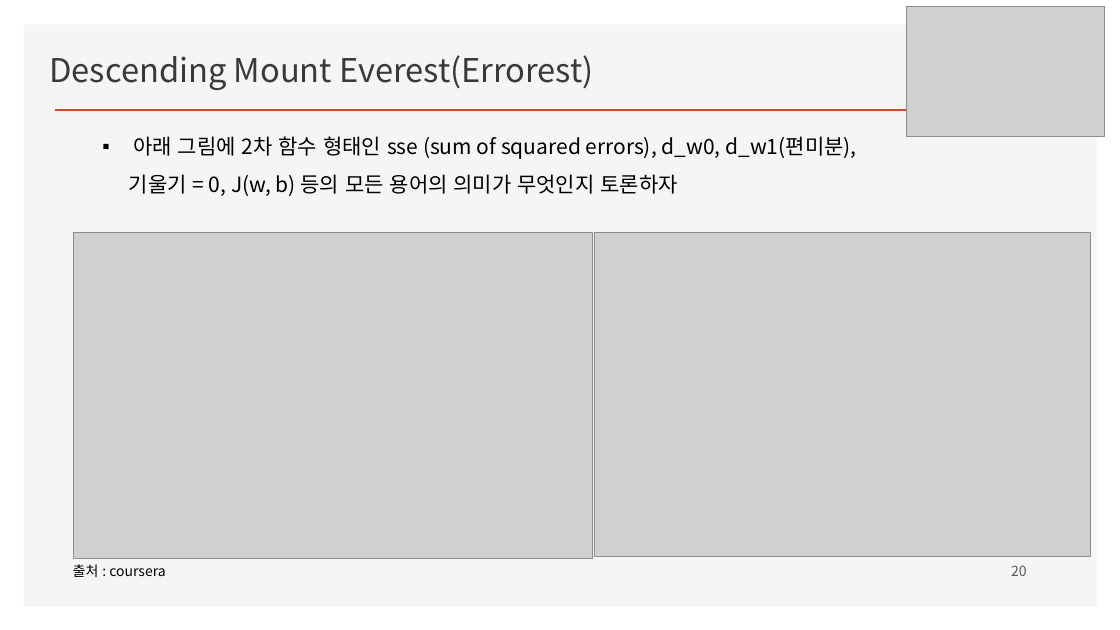
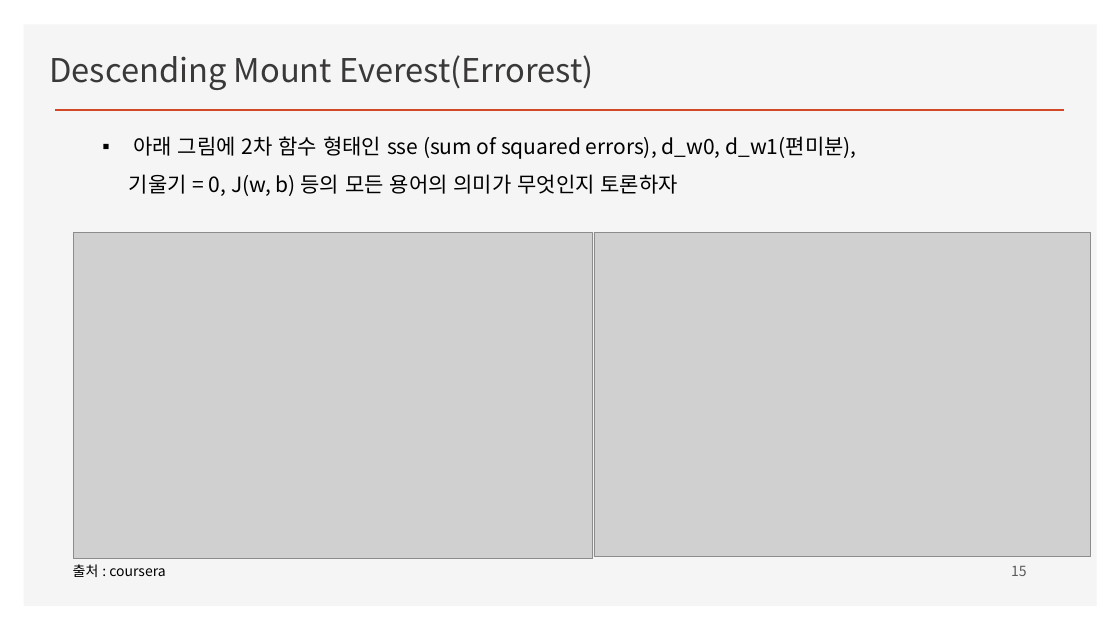
Before and after one commit to ancestor9/mathematics-for-machine-learning, a slide deck: slide 15 of Linear_Algebra/w4_Perceptron_Regression.pptx (slide 20 before the commit). Drawn at 1120x630 pixels with LibreOffice and Linux fonts; fonts in the diff are those of the drawing; grey boxes stand for pictures; background and template pictures are left out. Boxes give left, top, right and bottom in pixels: in the first picture for what was removed or moved away, otherwise in the second. Text is boxed around its words. In the diff, an @@ line names an element or a change of style, - is before the commit and + after.

```diff
--- a/Linear_Algebra/w4_Perceptron_Regression.pptx
+++ b/Linear_Algebra/w4_Perceptron_Regression.pptx
@@ picture removed at [907,6,1104,137] @@
@@ page number at [1011,566,1027,576]: text changed @@
-20
+15
```
Also in this commit, not shown: 7 other slides changed, 6 slides removed.
